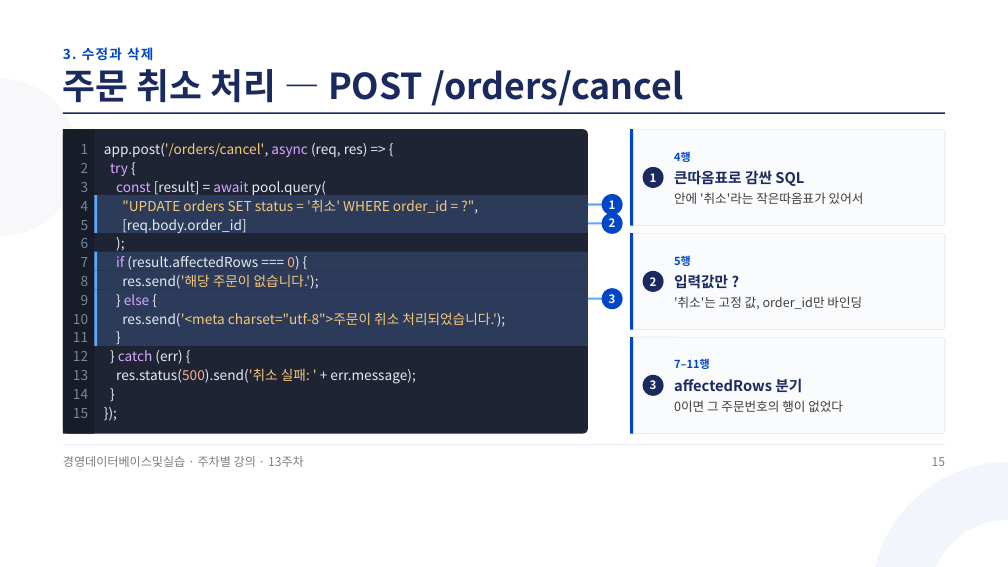
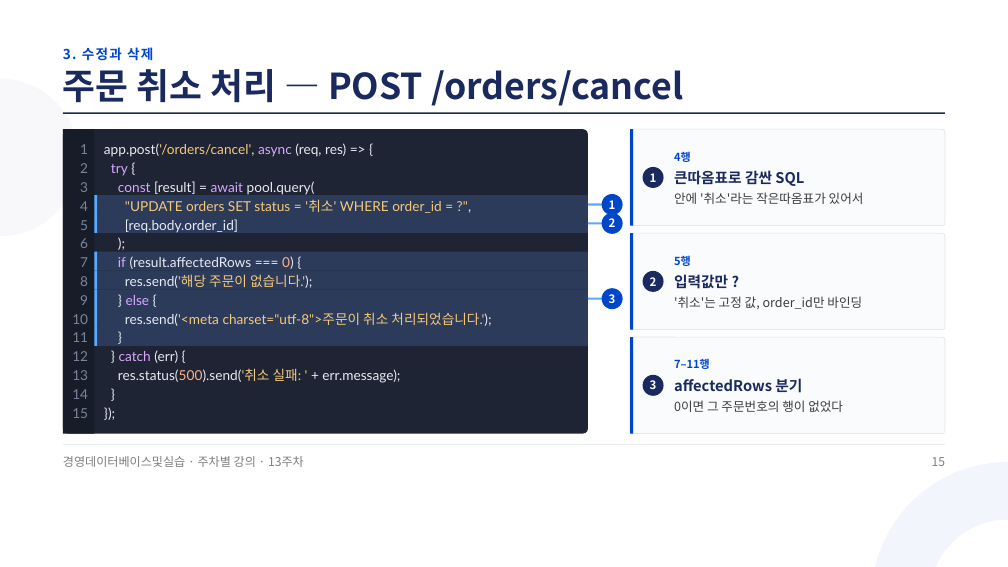
Before and after one commit to aebonlee/materials, a slide deck: slide 15 of koreatech-db/weeks/13주차_웹과_DB_연동_2_CRUD.pptx. Drawn at 1008x567 pixels with LibreOffice and Linux fonts; fonts in the diff are those of the drawing. Boxes give left, top, right and bottom in pixels: in the first picture for what was removed or moved away, otherwise in the second. Text is boxed around its words. In the diff, an @@ line names an element or a change of style, - is before the commit and + after.

```diff
--- a/koreatech-db/weeks/13주차_웹과_DB_연동_2_CRUD.pptx
+++ b/koreatech-db/weeks/13주차_웹과_DB_연동_2_CRUD.pptx
@@ text "1" at box(72, 144, 88, 418): font Noto Sans CJK KR to Lato @@
@@ text "app.post('/orders/cancel', async (req, res) => ..." at box(104, 143, 491, 383): font Noto Sans CJK KR to Lato @@
```
Also in this commit, not shown: 9 other slides changed, 45 other files.
